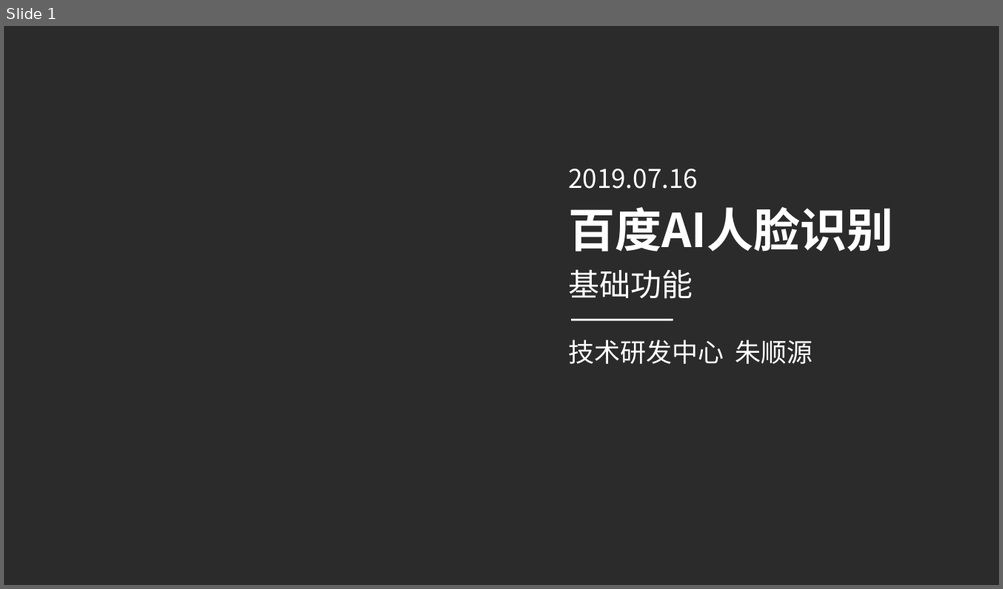
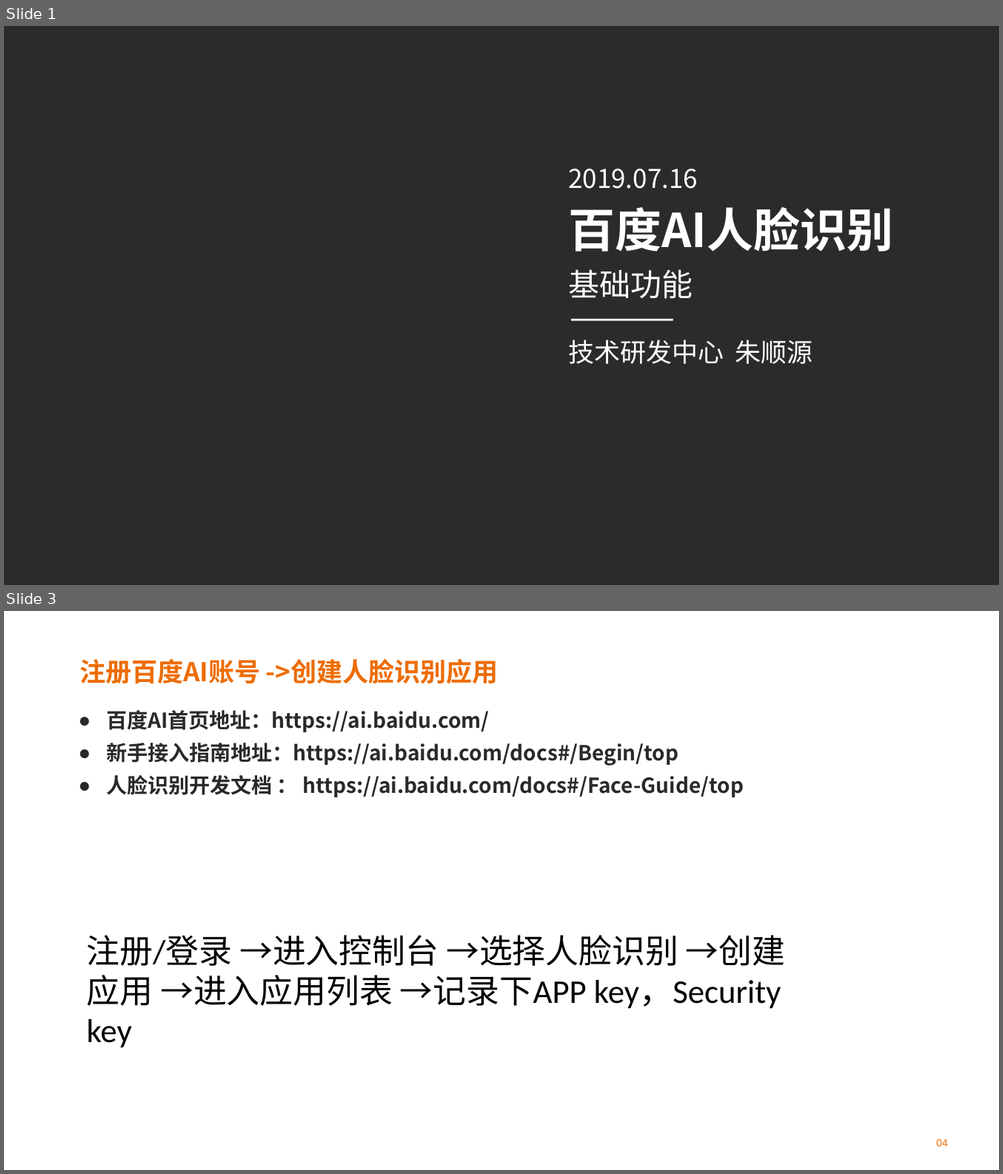
Before and after one commit to XiuyeXYE/BaiDuAI, a slide deck: BaiduAI.pptx. Shown one above the other, each under a label of ours: slide 1 before the commit, slides 1 and 3 after it; the slides between them are not shown. The pictures are 1003x589 and 1003x1174 pixels, drawn with LibreOffice and Linux fonts; fonts in the diff are those of the drawing; background and template pictures are left out; a plain dark background stands for a picture behind light text. Boxes give left, top, right and bottom in pixels: in the first picture for what was removed or moved away, otherwise in the second. Text is boxed around its words. In the diff, an @@ line names an element or a change of style, - is before the commit and + after.

```diff
--- a/BaiduAI.pptx
+++ b/BaiduAI.pptx
@@ slide 3 added at (4,611,999,1170), background picture (left out) @@
@@ title added at (79,659,498,684), 25 pt, text #ED6C00, bold @@
+注册百度AI账号 ->创建人脸识别应用
@@ text added at (106,710,743,797), 20 pt, text #292929, bold @@
+● 百度AI首页地址：https://ai.baidu.com/
+● 新手接入指南地址：https://ai.baidu.com/docs#/Begin/top
+● 人脸识别开发文档 ： https://ai.baidu.com/docs#/Face-Guide/top
@@ text added at (87,935,785,1048), 32 pt, text #000000 @@
+注册/登录 →进入控制台 →选择人脸识别 →创建应用 →进入应用列表 →记录下APP key，Security key
@@ text added at (936,1139,948,1147), 10 pt, text #ED6C00 @@
+04
```
Also in this commit, not shown: 1 slide changed, 2 other slides added, 2 slides removed, 6 other files.
